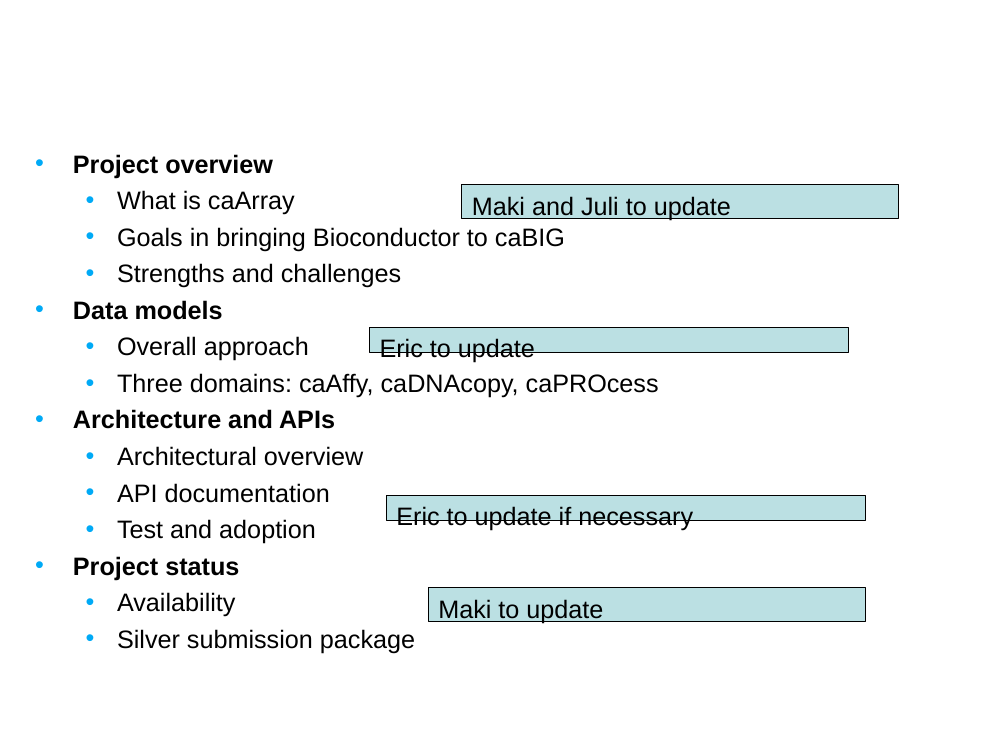
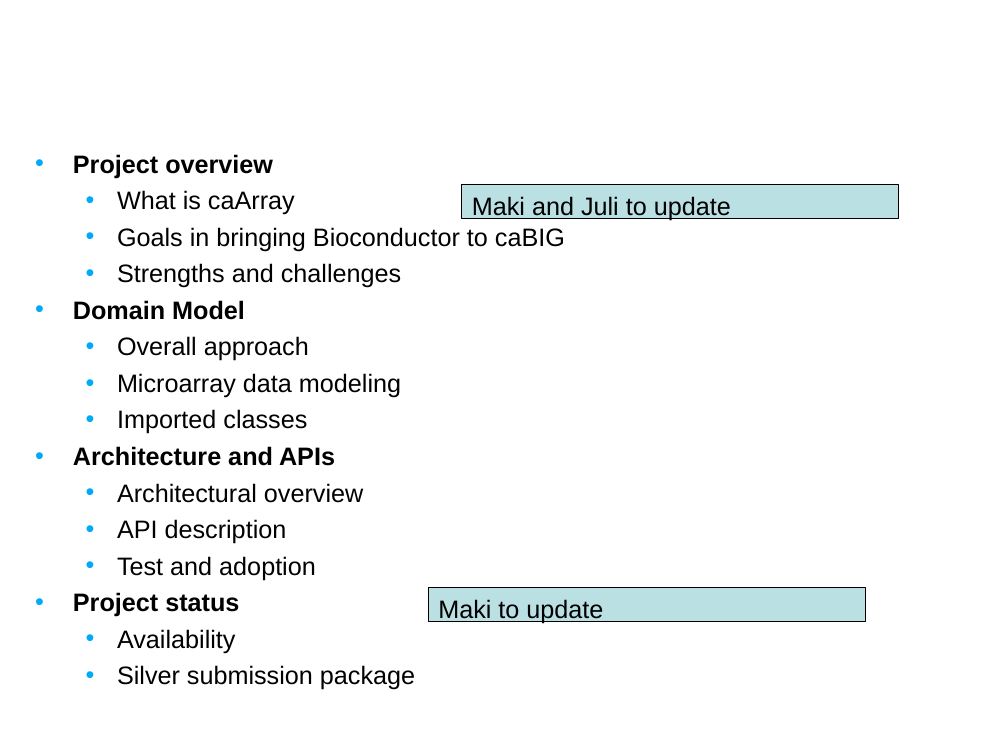
Before and after one commit to NCIP/caarray-docs, a slide deck: slide 2 of implementation/caarray_silver_compatibility_review/01. caarray_silver_compat_kickoff_Feb_2008.ppt. Drawn at 1008x756 pixels with LibreOffice and Linux fonts; fonts in the diff are those of the drawing; background and template pictures are left out. Boxes give left, top, right and bottom in pixels: in the first picture for what was removed or moved away, otherwise in the second. Text is boxed around its words. In the diff, an @@ line names an element or a change of style, - is before the commit and + after.

```diff
--- a/implementation/caarray_silver_compatibility_review/01. caarray_silver_compat_kickoff_Feb_2008.ppt
+++ b/implementation/caarray_silver_compatibility_review/01. caarray_silver_compat_kickoff_Feb_2008.ppt
@@ text at (x1=73, y1=300, x2=245, y2=320): text changed @@
-• Data models
+• Domain Model
@@ rectangle removed at (x1=370, y1=328, x2=849, y2=353) @@
-Eric to update
@@ text at (x1=117, y1=373, x2=401, y2=434): text changed @@
-  • Three domains: caAffy, caDNAcopy, caPROcess
+  • Microarray data modeling
+  • Imported classes
@@ rectangle removed at (x1=386, y1=496, x2=865, y2=521) @@
-Eric to update if necessary
@@ text at (x1=117, y1=519, x2=287, y2=544): text changed @@
-  • API documentation
+  • API description
```
Also in this commit, not shown: 5 other slides changed, 2 slides added, 2 slides removed.
